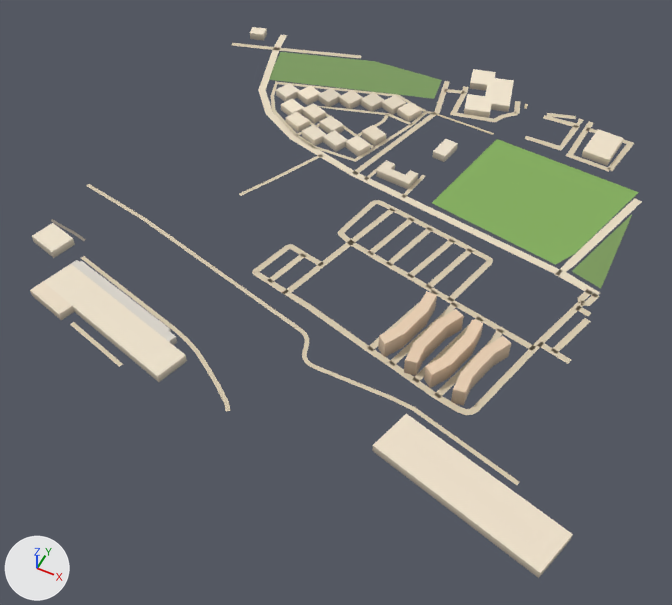
The glTF model public/assets/bengaluru-region-v1/tiles/t-13_14-l0.glb: old version first, new version second.
Rendered twice from a 50 mm lens placed at (-5959.0, 6649.0, 620.0), pointed at (-6226.0, 7183.0, -47.0). Arrows for +X, +Y and +Z are at lower left; the lights stay in place. The first picture is the older version. Vertices at exactly the same position are counted once.

Names of what the first picture shows: 'building', 'ground'.
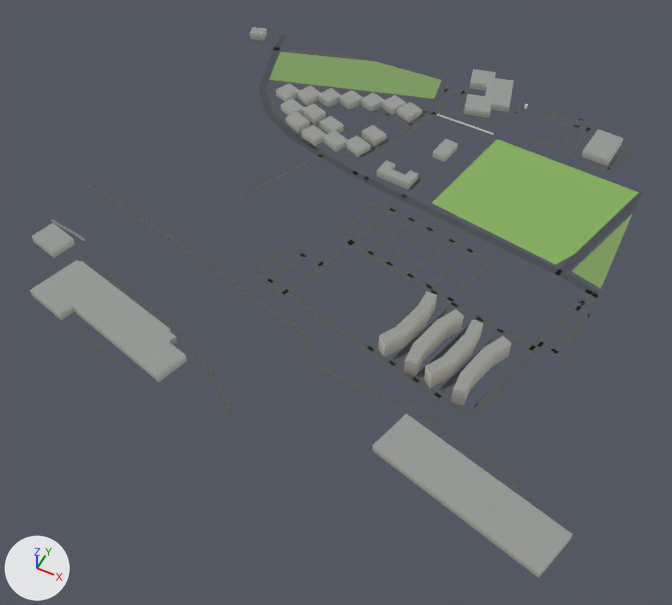
What differs and where, as boxes (x1, y1, x2, y2) in the pictures (672 x 605 px; the box of a moved part takes in the faces that stretch with it):
'ground', reshaped: before (51, 35, 642, 485); after (51, 34, 642, 486)
part 1 of me_building, recoloured: (30, 27, 623, 576) in both
part 2 of me_ground, moved or reshaped: (318, 106, 339, 117) in both
part 3 of me_ground, moved or reshaped: before (51, 35, 642, 411); after (51, 34, 642, 412)
part 4 of me_ground, moved or reshaped: before (412, 407, 520, 485); after (412, 407, 519, 486)
part 5 of me_ground, recoloured: (56, 47, 634, 485) in both

Patch to the scene script:
```diff
--- a/public/assets/bengaluru-region-v1/tiles/t-13_14-l0.glb.py
+++ b/public/assets/bengaluru-region-v1/tiles/t-13_14-l0.glb.py
@@ me_building @@
 # used by ob_building; location = (-6500.0, 7000.0, 0.0)
-me_building.from_pydata(...)  # 334 vertices, 461 faces; spans x 3.0..549.0, y -24.0..532.0, z 0.0..18.0
+me_building.from_pydata(...)  # 334 vertices, 572 faces; spans x 3.0..549.0, y -24.0..532.0, z 0.0..18.0
+# me_building part 1: 461 kept faces spanning x 3.0..549.0, y -24.0..532.0, z 0.0..18.0 get new vertex colours
+# edits to the shape of me_building do not show in these pictures
 me_building.materials.append(mat_building)
@@ me_ground @@
 # used by ob_ground; location = (-6500.0, 7000.0, 0.0)
 # verts and faces of me_ground; kept vertices keep their numbers, new ones are numbered from 697
 # before: 44 (147.0, 392.0, 1.0) at pixel (317, 106), 45 (139.0, 391.0, 1.0) at pixel (310, 105)
 # before: 360 (467.0, 48.0, 1.0) at pixel (480, 459), 361 (468.0, 52.0, 1.0) at pixel (483, 456), 362 (434.0, 58.0, 1.0) at pixel (445, 434), 363 (435.0, 62.0, 1.0) at pixel (448, 431)
-me_ground.from_pydata(...)  # 697 vertices, 632 faces; spans x -1.0..504.0, y -2.0..503.0, z 1.0
+me_ground.from_pydata(...)  # 716 vertices, 649 faces; spans x 0.0..500.0, y 0.0..500.0, z 1.0
+# me_ground part 2
+verts[45] = (139.0, 392.0, 1.0)  # moved, pixel (311, 104)
+verts[44] = (147.0, 392.0, 1.0)  # moved, pixel (317, 107)
+# me_ground part 3
+# 29 vertices are removed from x -1.0..504.0, y -2.0..503.0, z 1.0
+# 55 faces are deleted
+# 3 vertices in x 83.0..413.0, y 483.0..493.0, z 1.0 move by (1.0, 1.0, 0.0)
+# 22 vertices move from x 85.0..503.0, y 8.0..501.0, z 1.0 to x 86.0..500.0, y 8.0..500.0, z 1.0
+# 48 vertices are added at x 0.0..500.0, y 0.0..500.0, z 1.0
+# 72 new faces join them
+# me_ground part 4
+for i in [360, 361, 362]: verts[i] += (1.0, 0.0, 0.0)
+verts[363] = (436.0, 61.0, 1.0)  # moved, pixel (449, 431)
+# me_ground part 5: 452 kept faces spanning x 8.0..500.0, y 5.0..500.0, z 1.0 get new vertex colours; the middle colour goes from beige #d7c9ae to dark grey #535556
 me_ground.materials.append(mat_ground)
```
